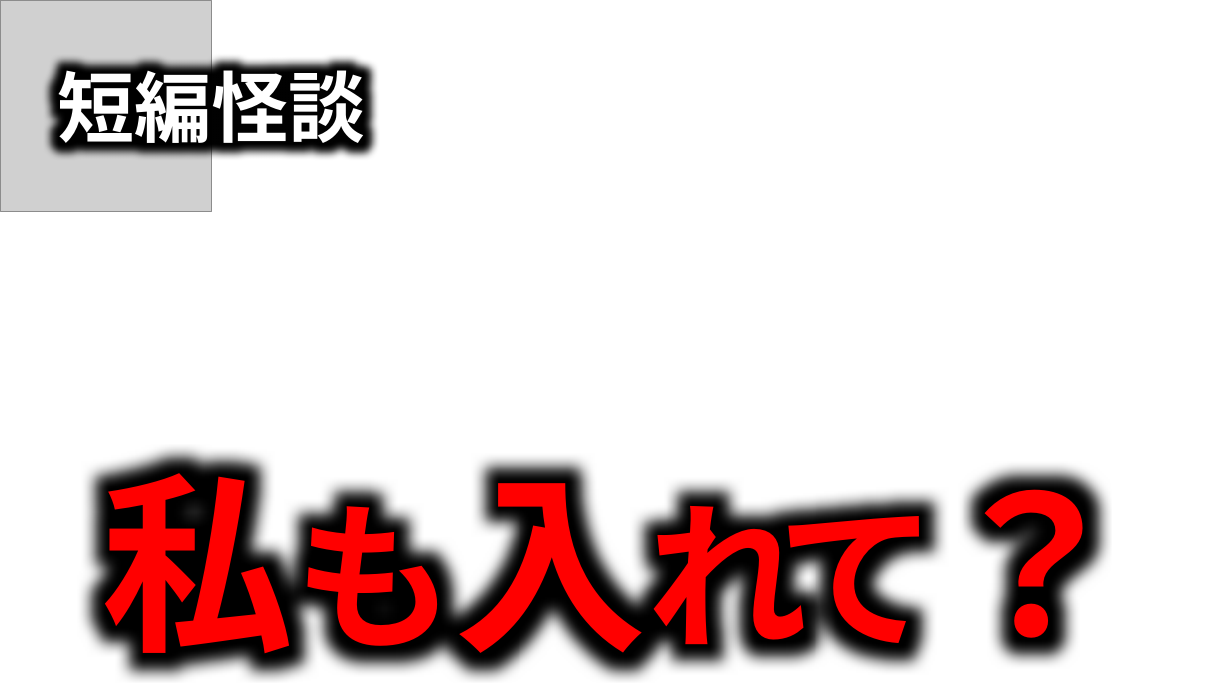
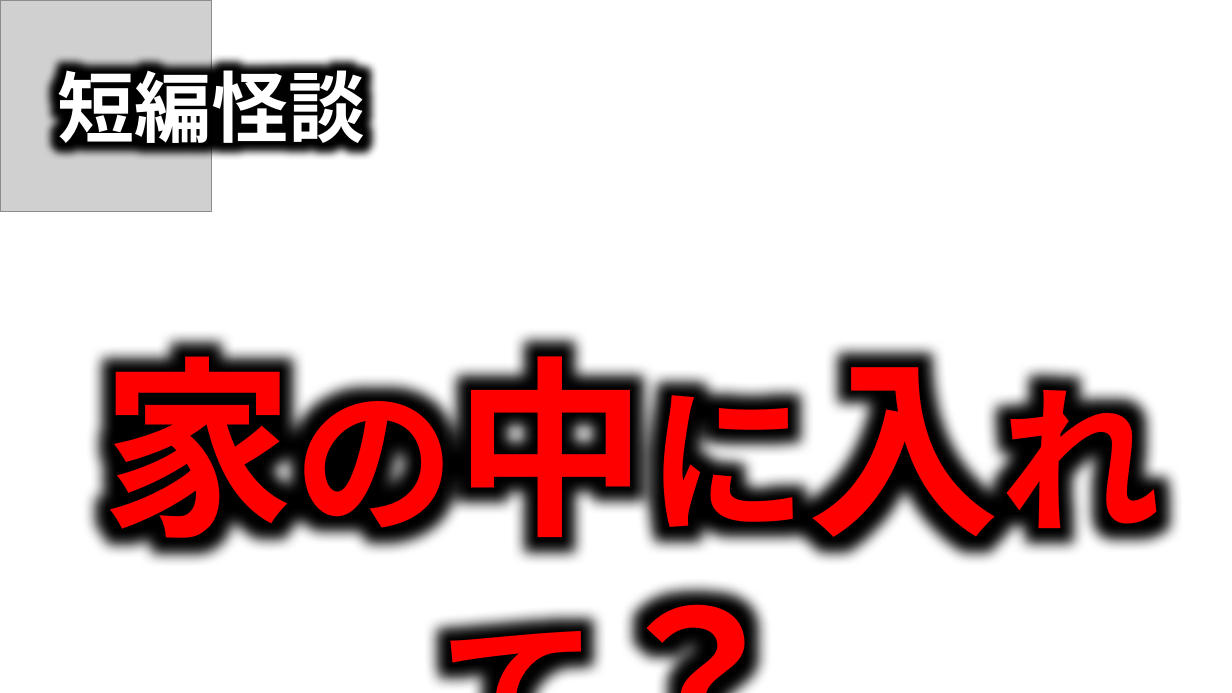
Before and after one commit to takeko333/ContentGenerator, a slide deck: slide 2 of bkup/Channels/ほたてまだこ/サムネイル_Horror.pptx. Drawn at 1232x693 pixels with LibreOffice and Linux fonts; fonts in the diff are those of the drawing; grey boxes stand for pictures; background and template pictures are left out. Boxes give left, top, right and bottom in pixels: in the first picture for what was removed or moved away, otherwise in the second. Text is boxed around its words. In the diff, an @@ line names an element or a change of style, - is before the commit and + after.

Commit message:
260921

```diff
--- a/bkup/Channels/ほたてまだこ/サムネイル_Horror.pptx
+++ b/bkup/Channels/ほたてまだこ/サムネイル_Horror.pptx
@@ text at <box>102,325,1160,568</box>: text changed @@
-私も入れて？
+家の中に入れて？
```
Also in this commit, not shown: 1 slide added, 1 slide removed.
